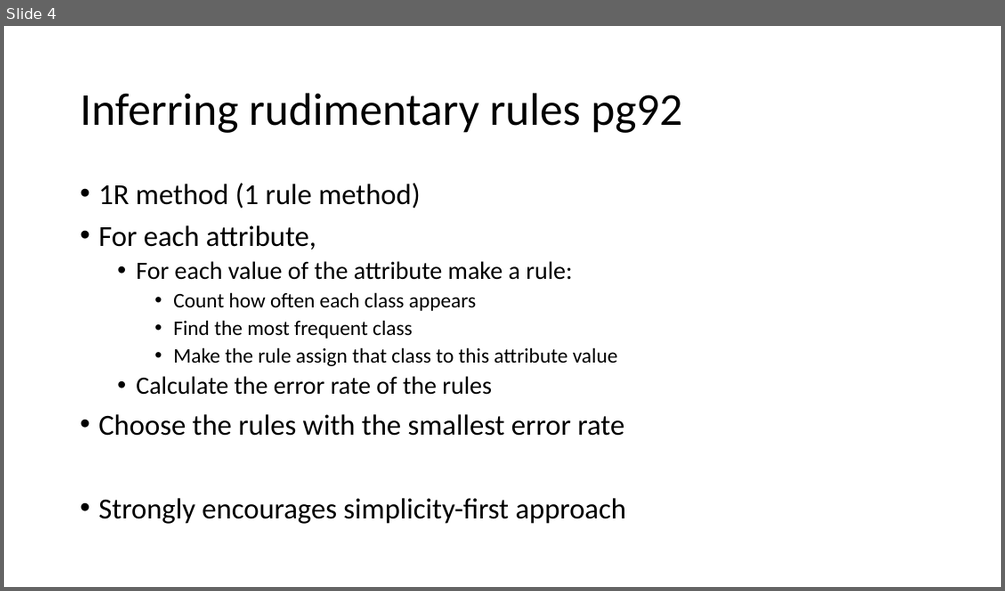
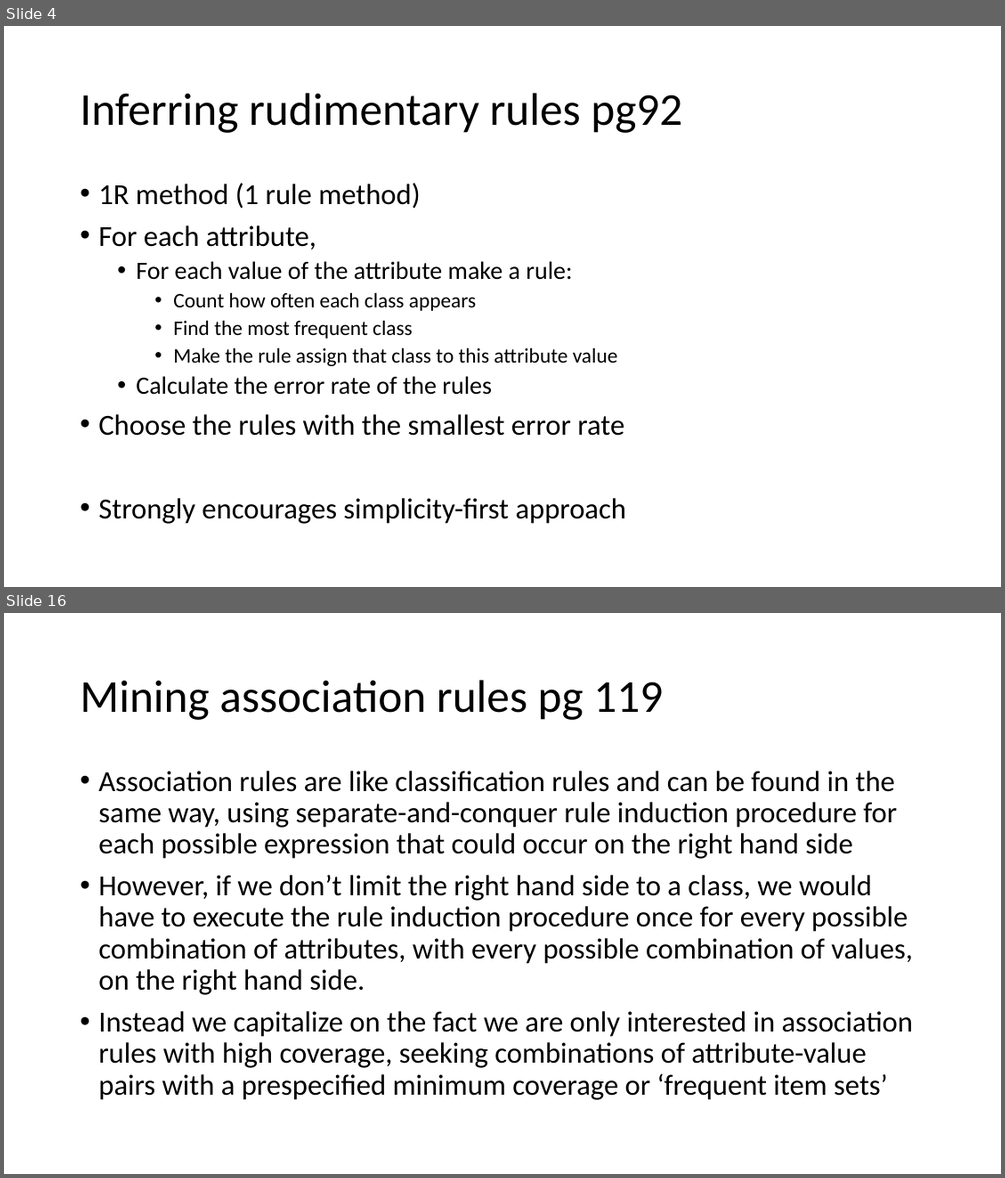
Before and after one commit to russellu/cs405, a slide deck: Lecture_Algorithms.pptx. Shown one above the other, each under a label of ours: slide 4 before the commit, slides 4 and 16 after it; the slides between them are not shown. The pictures are 1005x591 and 1005x1178 pixels, drawn with LibreOffice and Linux fonts; fonts in the diff are those of the drawing. Boxes give left, top, right and bottom in pixels: in the first picture for what was removed or moved away, otherwise in the second. Text is boxed around its words. In the diff, an @@ line names an element or a change of style, - is before the commit and + after.

```diff
--- a/Lecture_Algorithms.pptx
+++ b/Lecture_Algorithms.pptx
@@ slide 16 added at <box>4,613,1001,1174</box>, background #FFFFFF @@
@@ title added at <box>80,680,663,720</box>, 44 pt, text #000000 @@
+Mining association rules pg 119
@@ text added at <box>98,771,913,1100</box>, 28 pt, text #000000 @@
+• Association rules are like classification rules and can be found in the same way, using separate-and-conquer rule induction procedure for each possible expression that could occur on the right hand side
+• However, if we don’t limit the right hand side to a class, we would have to execute the rule induction procedure once for every possible combination of attributes, with every possible combination of values, on the right hand side.
+• Instead we capitalize on the fact we are only interested in association rules with high coverage, seeking combinations of attribute-value pairs with a prespecified minimum coverage or ‘frequent item sets’
```
Also in this commit, not shown: 1 slide changed, 32 other slides added.
